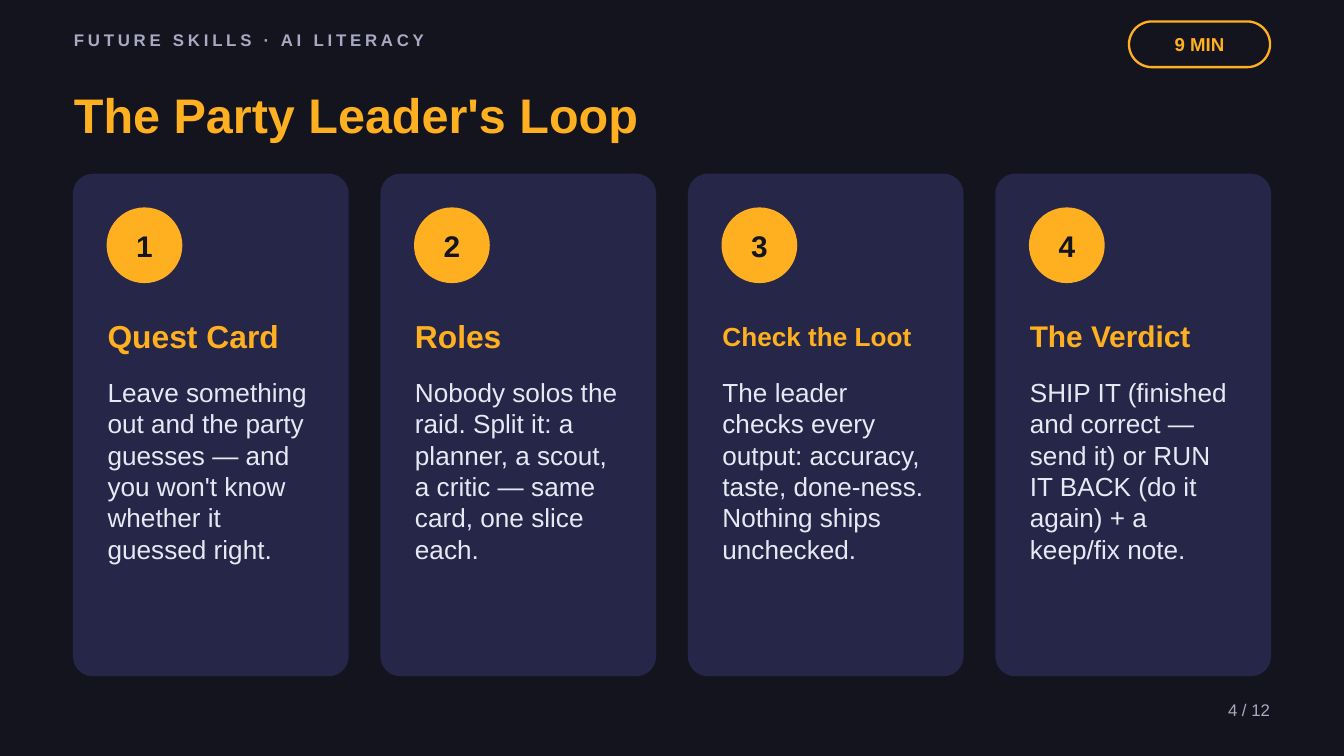
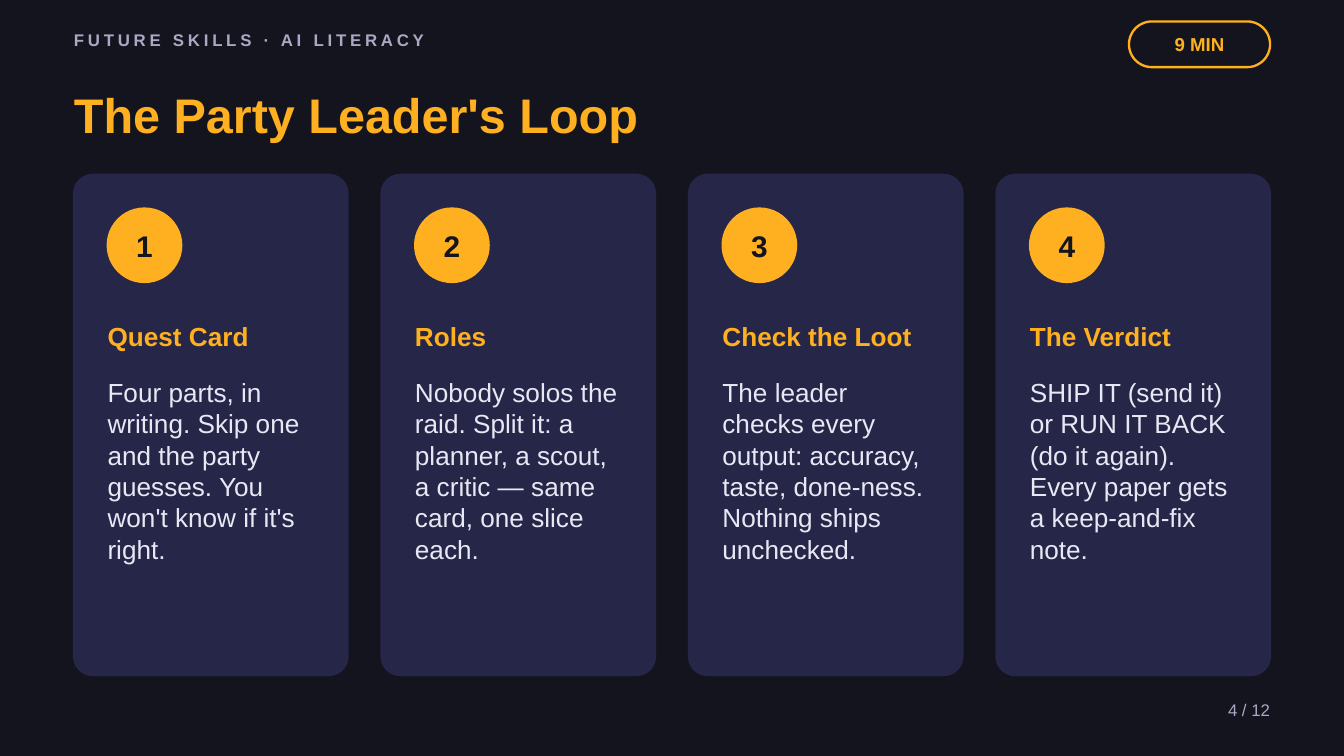
Before and after one commit to phiunit/tptphi, a slide deck: slide 4 of products/ai-agent-intern/dist/Lead Your AI Squad - Slides.pptx. Drawn at 1344x756 pixels with LibreOffice and Linux fonts; fonts in the diff are those of the drawing. Boxes give left, top, right and bottom in pixels: in the first picture for what was removed or moved away, otherwise in the second. Text is boxed around its words. In the diff, an @@ line names an element or a change of style, - is before the commit and + after.

```diff
--- a/products/ai-agent-intern/dist/Lead Your AI Squad - Slides.pptx
+++ b/products/ai-agent-intern/dist/Lead Your AI Squad - Slides.pptx
@@ text "Quest Card" at (108,327,249,351): size 17 to 14 pt @@
@@ text "Roles" at (415,327,486,347): size 17 to 14 pt @@
@@ text "The Verdict" at (1030,327,1171,347): size 16 to 14 pt @@
@@ text at (108,383,300,565): text changed @@
-Leave something out and the party guesses — and you won't know whether it guessed right.
+Four parts, in writing. Skip one and the party guesses. You won't know if it's right.
@@ text at (1030,383,1227,560): text changed @@
-SHIP IT (finished and correct — send it) or RUN IT BACK (do it again) + a keep/fix note.
+SHIP IT (send it) or RUN IT BACK (do it again). Every paper gets a keep-and-fix note.
```
Also in this commit, not shown: 9 other slides changed, 32 other files.
